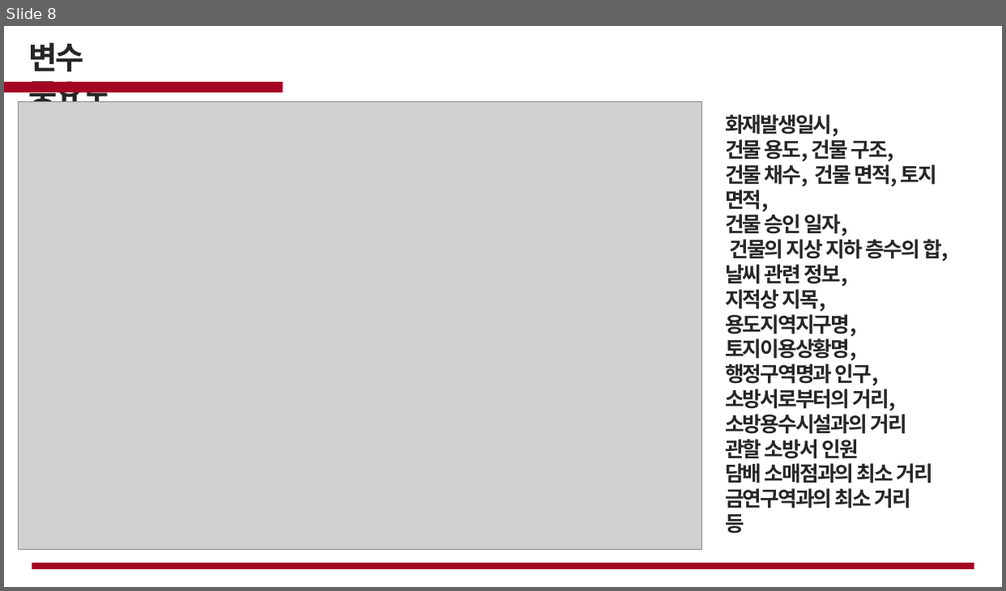
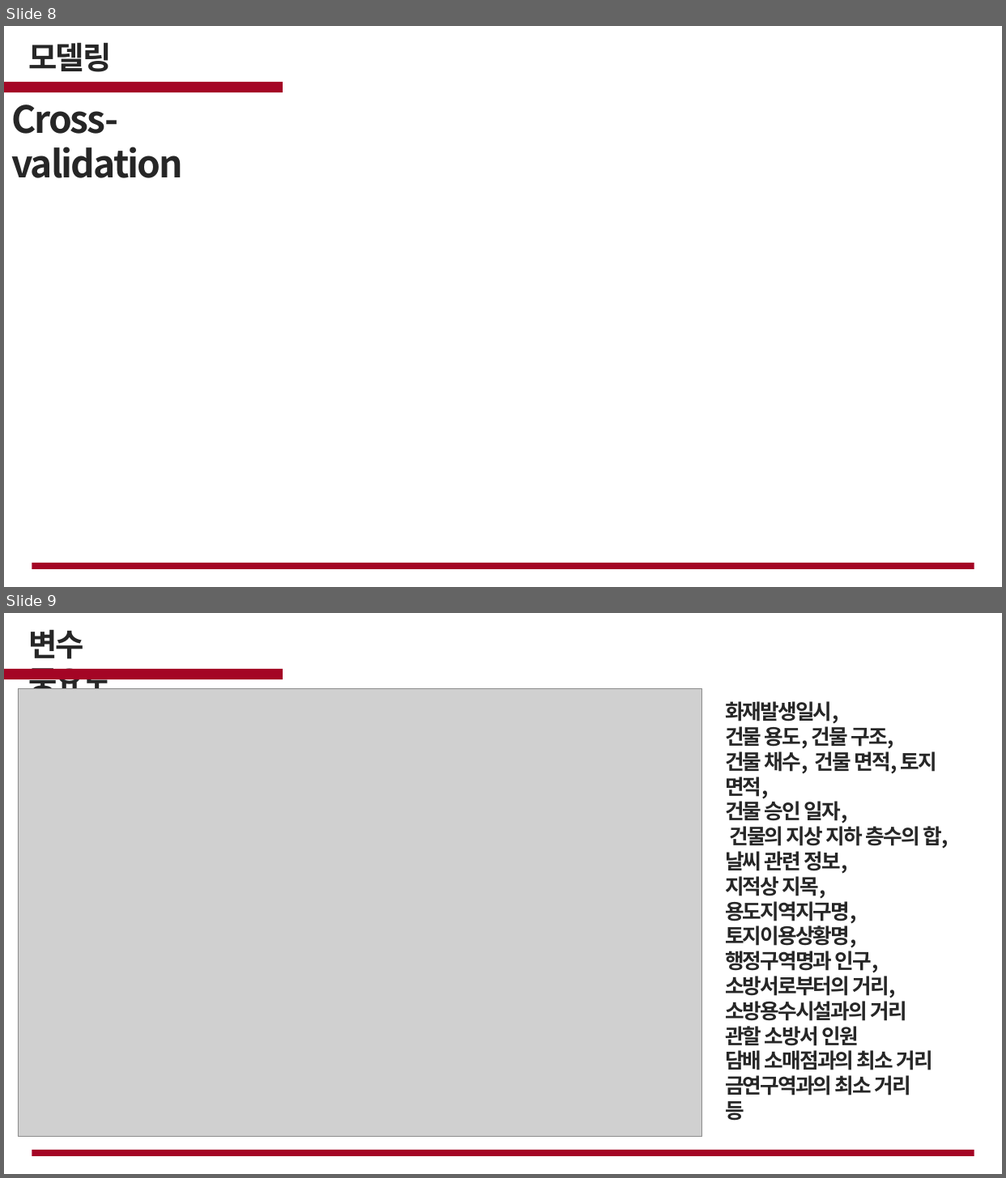
Before and after one commit to cjsgk106/fire-prediction-analysis, a slide deck: work/화재.pptx. Shown one above the other, each under a label of ours: slide 8 before the commit, slides 8 and 9 after it. The pictures are 1006x591 and 1006x1178 pixels, drawn with LibreOffice and Linux fonts; fonts in the diff are those of the drawing; grey boxes stand for pictures; background and template pictures are left out. Boxes give left, top, right and bottom in pixels: in the first picture for what was removed or moved away, otherwise in the second. Text is boxed around its words. In the diff, an @@ line names an element or a change of style, - is before the commit and + after.

```diff
--- a/work/화재.pptx
+++ b/work/화재.pptx
@@ slide 8 added at [4,26,1002,587], background picture (left out) @@
@@ text added at [28,42,111,72], 30 pt, text #262626, bold @@
+모델링
@@ rectangle added at [4,82,283,92], fill #A40525 @@
@@ text added at [11,105,183,178], 36 pt, text #262626, bold @@
+Cross-validation
@@ freeform shape added at [143,239,212,305], fill #FFFFFF @@
@@ rectangle added at [32,563,974,570], fill #A40525 @@
@@ what was slide 8 is now slide 9 @@
```
Also in this commit, not shown: 1 slide changed, 4 other slides added, 1 slide removed, 1 other file.
